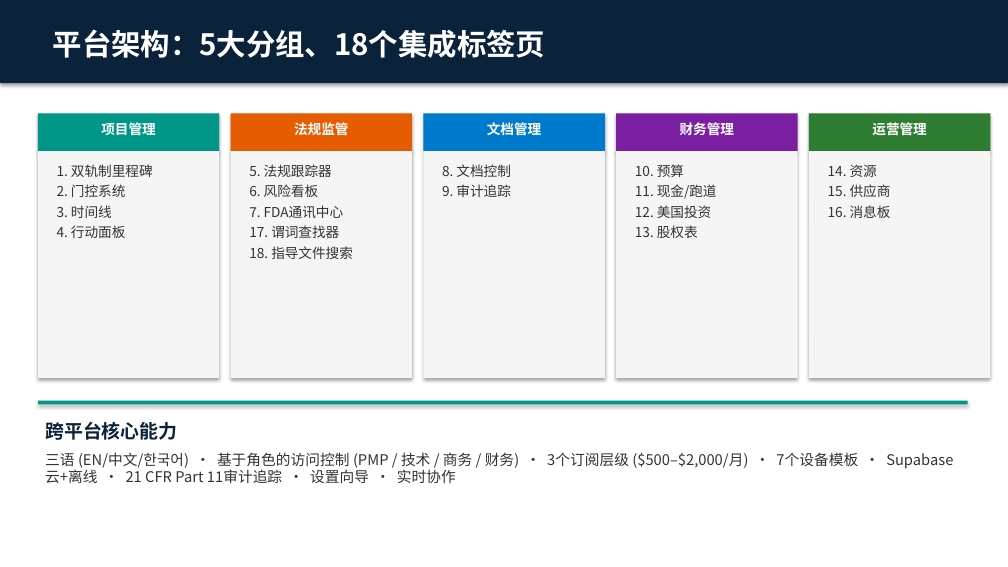
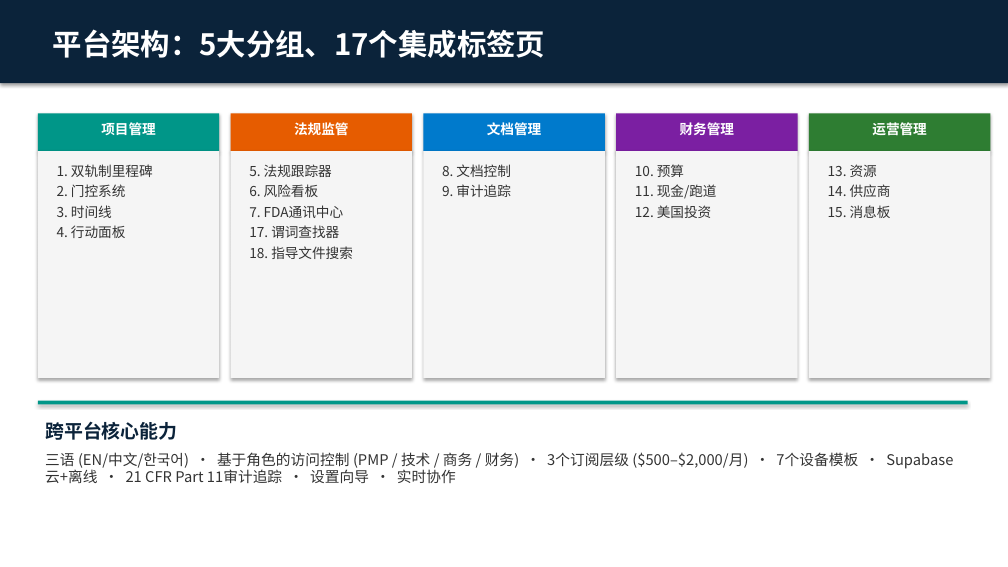
Before and after one commit to londailey6937/arch-medical, a slide deck: slide 3 of Control_Tower_Sales_Deck_CN.pptx. Drawn at 1008x567 pixels with LibreOffice and Linux fonts; fonts in the diff are those of the drawing. Boxes give left, top, right and bottom in pixels: in the first picture for what was removed or moved away, otherwise in the second. Text is boxed around its words. In the diff, an @@ line names an element or a change of style, - is before the commit and + after.

```diff
--- a/Control_Tower_Sales_Deck_CN.pptx
+++ b/Control_Tower_Sales_Deck_CN.pptx
@@ text at [53, 29, 545, 58]: text changed @@
-平台架构：5大分组、18个集成标签页
+平台架构：5大分组、17个集成标签页
@@ text at [828, 164, 891, 218]: text changed @@
-14. 资源
-15. 供应商
-16. 消息板
+13. 资源
+14. 供应商
+15. 消息板
@@ text at [635, 225, 698, 238]: paragraph removed @@
-13. 股权表
```
Also in this commit, not shown: 8 other slides changed, 1 slide removed, 4 other files.
